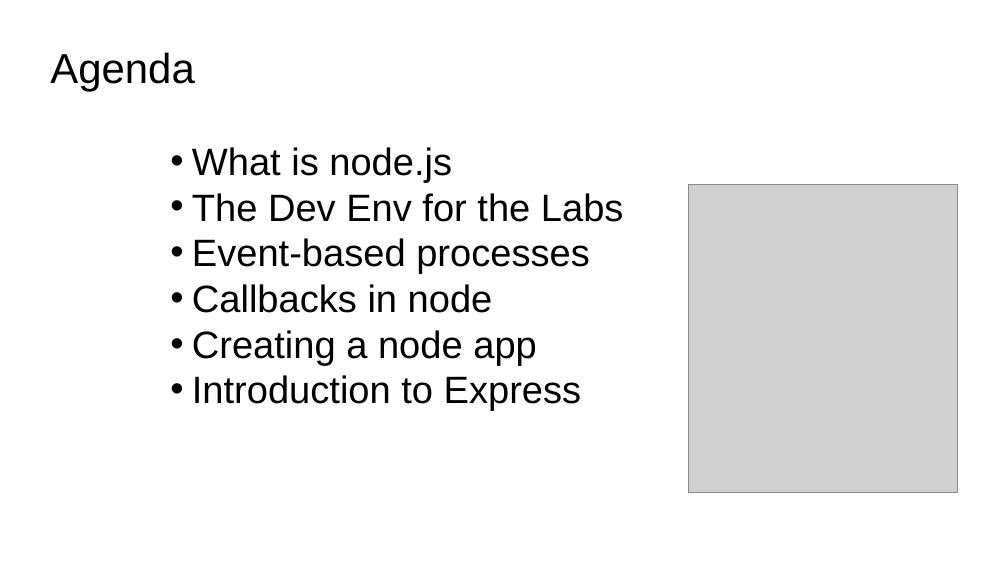
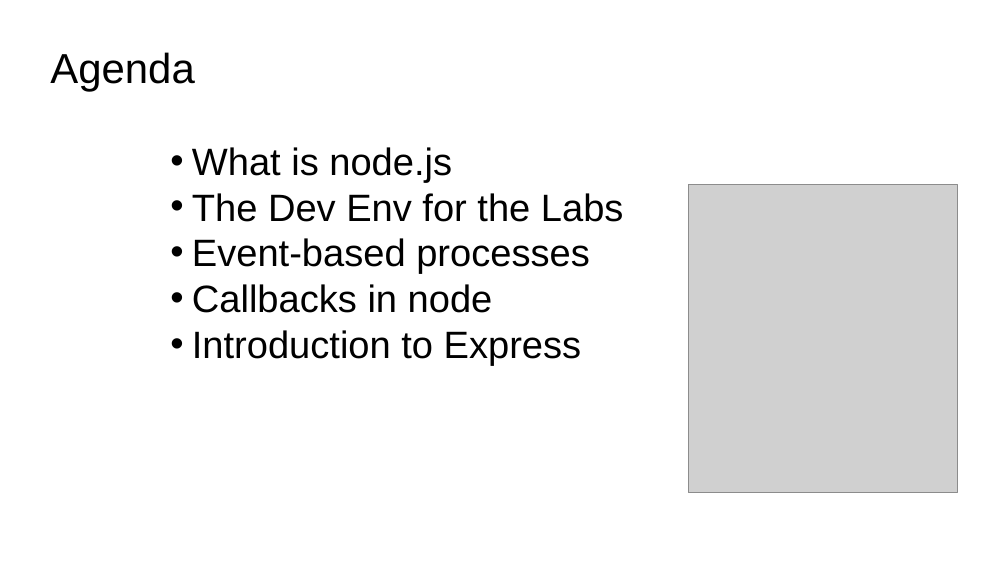
Before and after one commit to diarmuidoconnor/ict-2021, a slide deck: slide 2 of topic09/talk-1/node-2020.pptx. Drawn at 1008x567 pixels with LibreOffice and Linux fonts; fonts in the diff are those of the drawing; grey boxes stand for pictures. Boxes give left, top, right and bottom in pixels: in the first picture for what was removed or moved away, otherwise in the second. Text is boxed around its words. In the diff, an @@ line names an element or a change of style, - is before the commit and + after.

```diff
--- a/topic09/talk-1/node-2020.pptx
+++ b/topic09/talk-1/node-2020.pptx
@@ text at (x1=192, y1=330, x2=537, y2=366): paragraph removed @@
-• Creating a node app
```
Also in this commit, not shown: 6 other slides changed, 9 other files.
